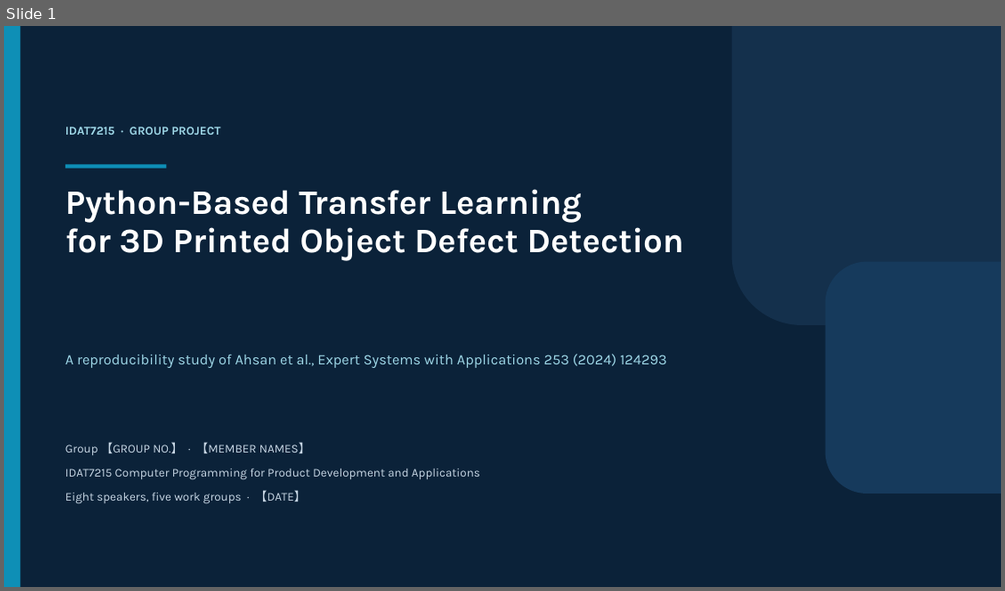
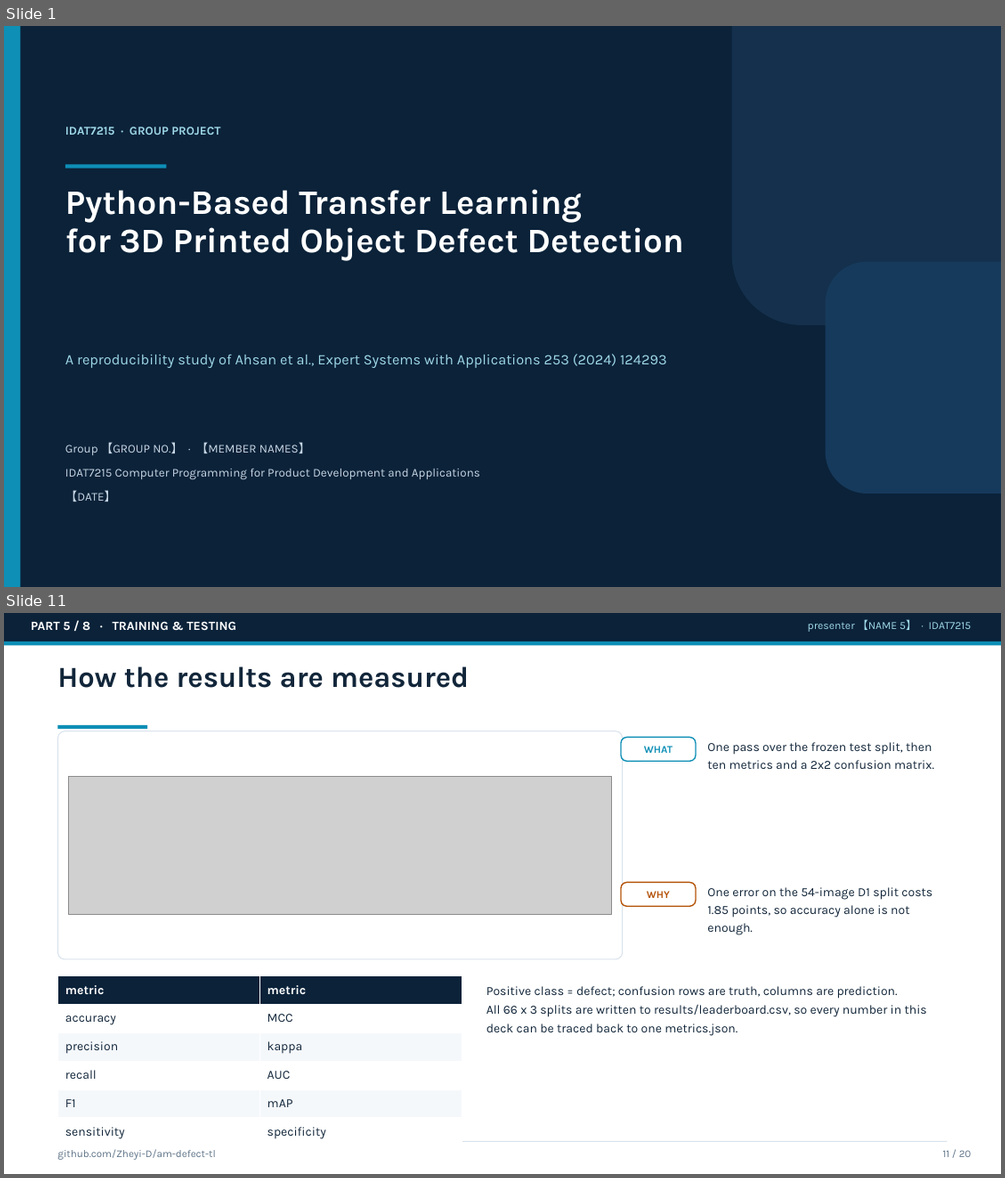
Before and after one commit to Zheyi-D/am-defect-tl, a slide deck: reports/slides_draft.pptx. Shown one above the other, each under a label of ours: slide 1 before the commit, slides 1 and 11 after it; the slides between them are not shown. The pictures are 1005x591 and 1005x1178 pixels, drawn with LibreOffice and Linux fonts; fonts in the diff are those of the drawing; grey boxes stand for pictures. Boxes give left, top, right and bottom in pixels: in the first picture for what was removed or moved away, otherwise in the second. Text is boxed around its words. In the diff, an @@ line names an element or a change of style, - is before the commit and + after.

```diff
--- a/reports/slides_draft.pptx
+++ b/reports/slides_draft.pptx
@@ slide 11 added at [4,613,1001,1174], background #FFFFFF @@
@@ rectangle added at [4,613,1001,641], fill #0B2239 @@
@@ text added at [31,621,236,631], 12 pt, text #FFFFFF, bold @@
+PART 5 / 8 · TRAINING & TESTING
@@ text added at [808,619,971,632], 10.5 pt, text #9FD8E8 @@
+presenter 【NAME 5】 · IDAT7215
@@ rectangle added at [4,641,1001,646], fill #0E8FB6 @@
@@ text added at [57,666,469,688], 28 pt, text #12263A, bold @@
+How the results are measured
@@ rectangle added at [57,725,147,729], fill #0E8FB6 @@
@@ rounded rectangle added at [57,731,623,959], fill #FFFFFF, outline #D9E3EC 0.9 pt @@
@@ rounded rectangle added at [621,737,696,761], fill #FFFFFF, outline #0E8FB6 1.2 pt @@
@@ text added at [644,746,672,753], 10 pt, text #0E8FB6, bold @@
+WHAT
@@ text added at [707,742,934,769], 12 pt, text #12263A @@
+One pass over the frozen test split, then ten metrics and a 2x2 confusion matrix.
@@ picture added at [68,776,612,914] @@
@@ rounded rectangle added at [621,882,696,906], fill #FFFFFF, outline #B45309 1.2 pt @@
@@ text added at [647,891,670,898], 10 pt, text #B45309, bold @@
+WHY
@@ text added at [707,887,932,935], 12 pt, text #12263A @@
+One error on the 54-image D1 split costs 1.85 points, so accuracy alone is not enough.
@@ table added at [57,976,461,1146], 6 rows, 2 columns @@
+metric | metric
+accuracy | MCC
+precision | kappa
+recall | AUC
+F1 | mAP
+sensitivity | specificity
@@ text added at [486,986,927,1036], 12 pt, text #12263A @@
+Positive class = defect; confusion rows are truth, columns are prediction.
+All 66 x 3 splits are written to results/leaderboard.csv, so every number in this deck can be traced back to one metrics.json.
@@ rectangle added at [57,1141,947,1142], fill #D9E3EC @@
@@ text added at [57,1149,215,1159], 10 pt, text #5F7488 @@
+github.com/Zheyi-D/am-defect-tl
@@ text added at [943,1150,971,1157], 10 pt, text #5F7488 @@
+11 / 20
@@ slide 1 changed as well @@
@@ text at [65,490,116,501]: text changed @@
-Eight speakers, five work groups · 【DATE】
+【DATE】
```
Also in this commit, not shown: 15 other slides changed, 3 other slides added, 8 slides removed, 2 other files.
